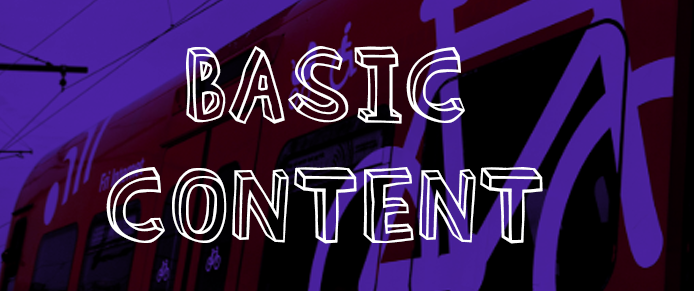
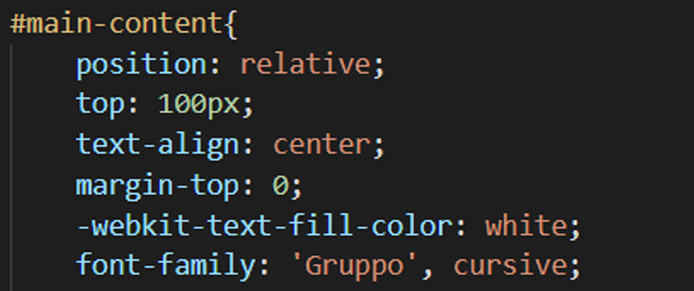
Revision of a layered w=694, h=291 image; what changed, layer by layer:
renamed "BASIC CONTENT" to "DESIGN", hid it, painted on it over [106, 46, 585, 244]
hid "Layer 2" over [0, 0, 694, 291]
added layer "Layer 5" above "Layer 4" over [0, 0, 694, 291]
